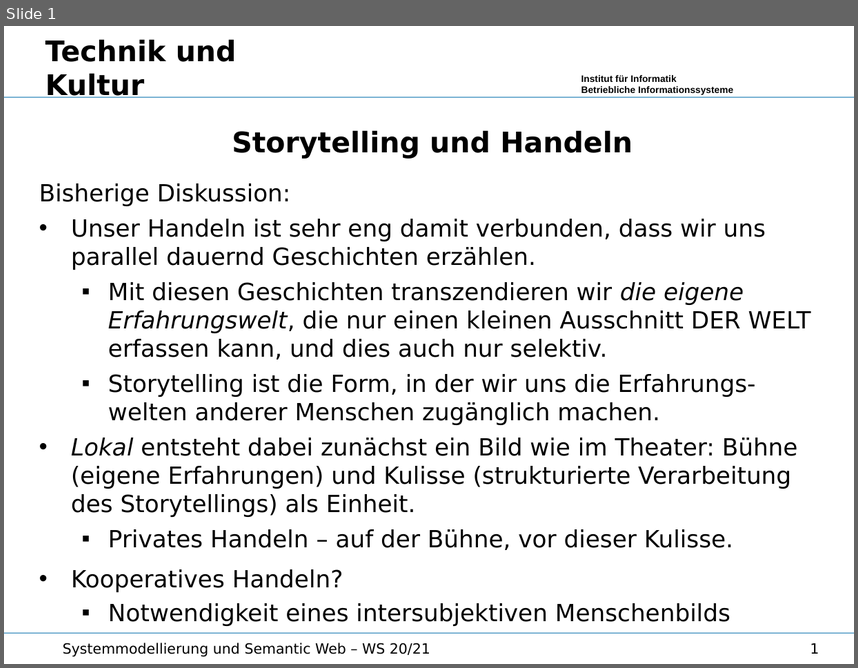
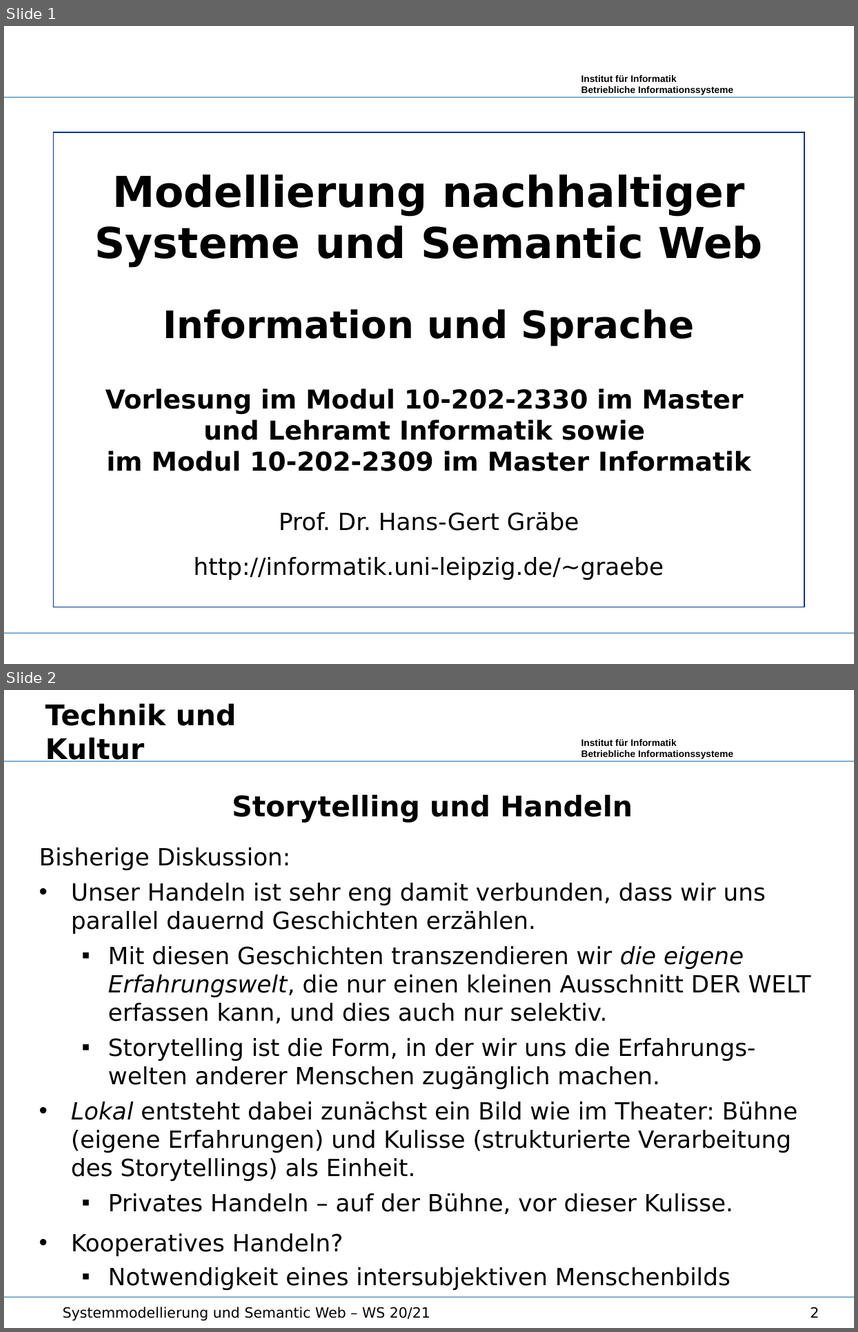
Before and after one commit to wumm-project/Leipzig-Seminar, a slide deck: Wintersemester-2020/Vorlesung/Storytelling.odp. Shown one above the other, each under a label of ours: slide 1 before the commit, slides 1 and 2 after it. The pictures are 858x668 and 858x1332 pixels, drawn with LibreOffice and Linux fonts; fonts in the diff are those of the drawing; background and template pictures are left out. Boxes give left, top, right and bottom in pixels: in the first picture for what was removed or moved away, otherwise in the second. Text is boxed around its words. In the diff, an @@ line names an element or a change of style, - is before the commit and + after.

```diff
--- a/Wintersemester-2020/Vorlesung/Storytelling.odp
+++ b/Wintersemester-2020/Vorlesung/Storytelling.odp
@@ slide 1 added at (x1=4, y1=26, x2=854, y2=664), background #FFFFFF; not listed: 3 template elements that a slide beside it also shows @@
@@ rectangle added at (x1=53, y1=132, x2=804, y2=606), outline #003399 0.74 pt, 22 pt, text #000000, bold @@
+Modellierung nachhaltiger Systeme und Semantic Web
+Information und Sprache
+Vorlesung im Modul 10-202-2330 im Master
+und Lehramt Informatik sowie
+im Modul 10-202-2309 im Master Informatik
+Prof. Dr. Hans-Gert Gräbe
+http://informatik.uni-leipzig.de/~graebe
@@ what was slide 1 is now slide 2 @@
@@ page number at (x1=810, y1=1306, x2=819, y2=1317): text changed @@
-1
+2
```
Also in this commit, not shown: 6 slides changed, 21 slides removed, 6 other files.
